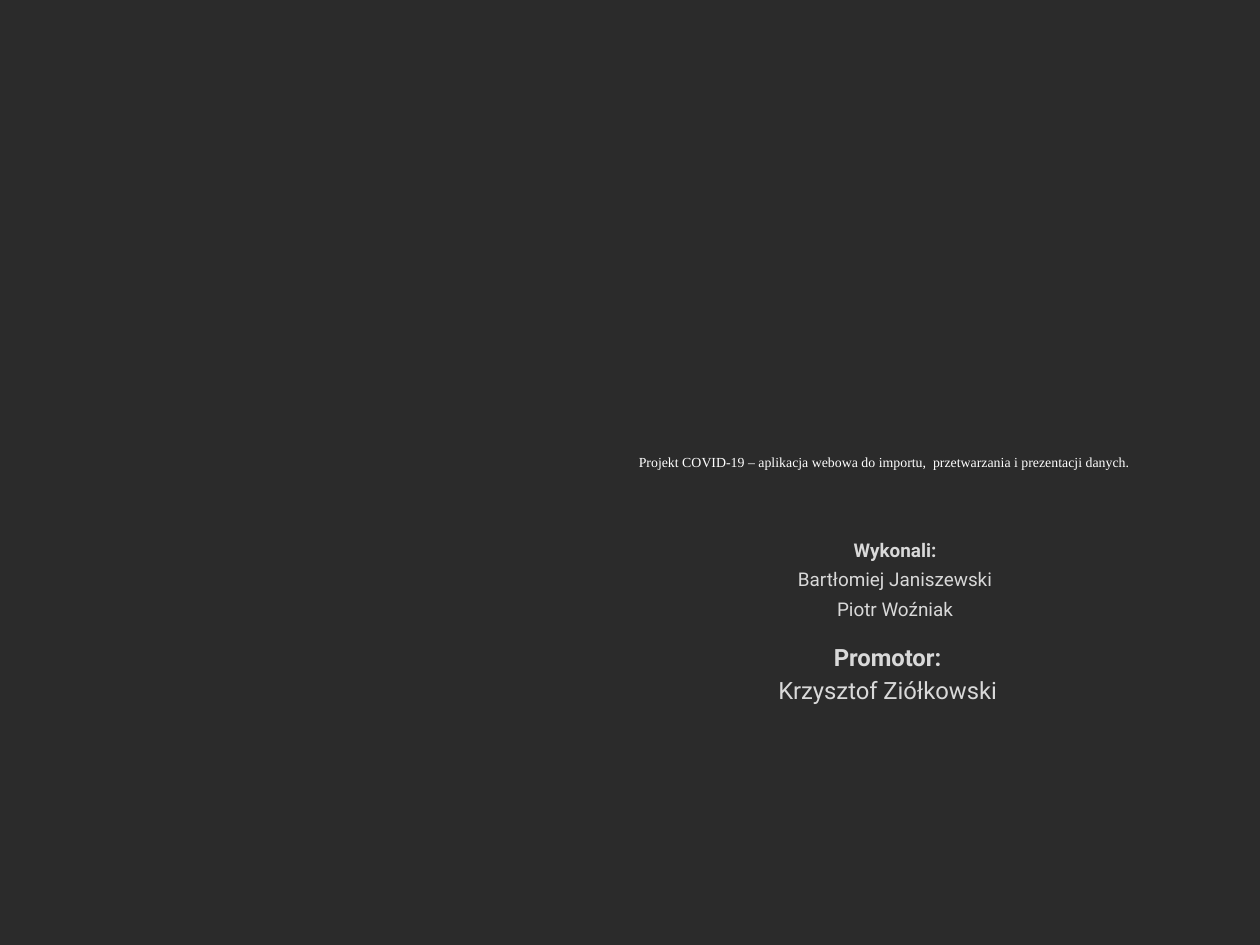
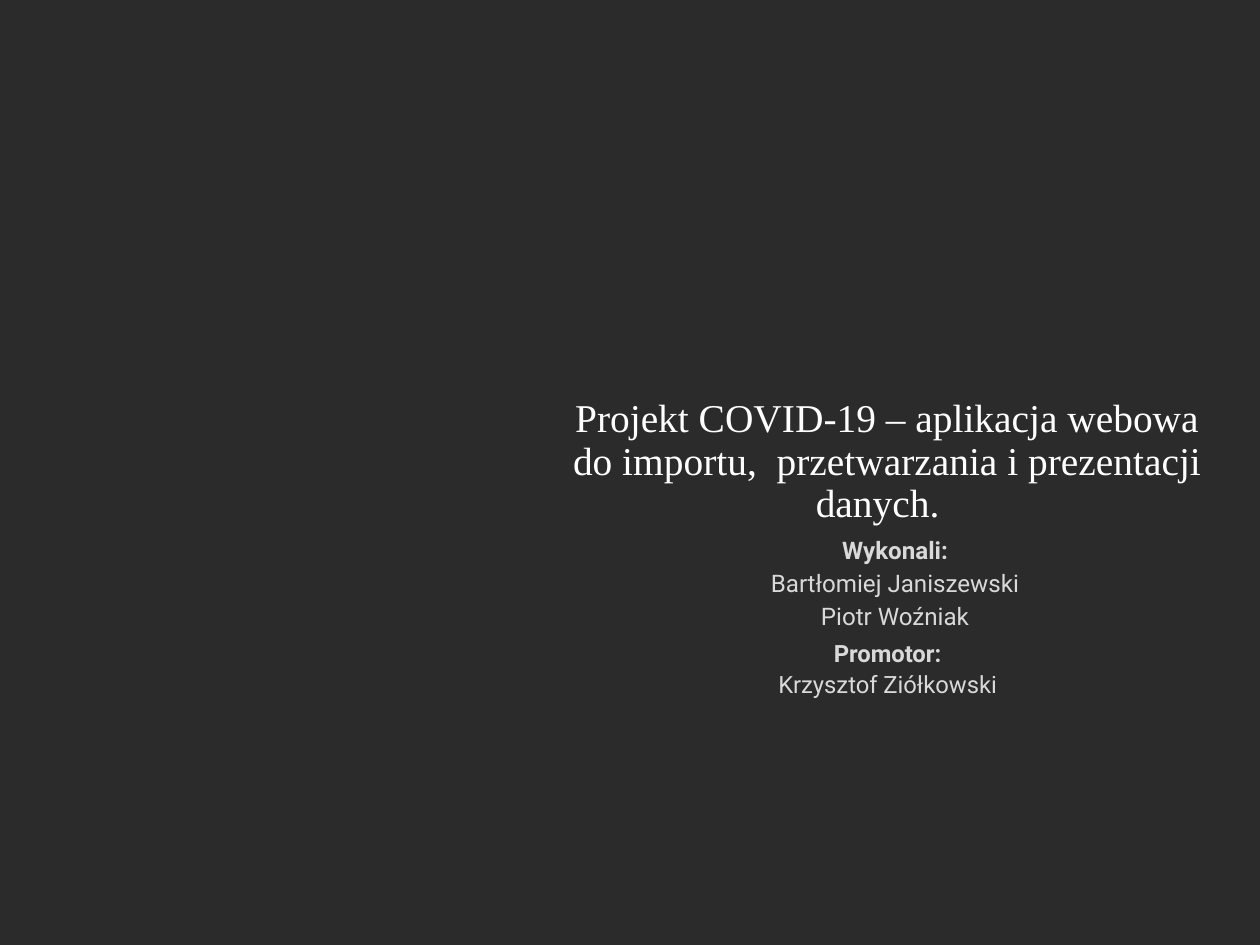
Before and after one commit to janiszewskibartlomiej/COVID-19-Thesis-Postgraduate_studies_on_WSB, a slide deck: slide 1 of docs/WSB_prezentacja_pracy_dyplomowej.pptx. Drawn at 1260x945 pixels with LibreOffice and Linux fonts; fonts in the diff are those of the drawing; background and template pictures are left out; a plain dark background stands for a picture behind light text. Boxes give left, top, right and bottom in pixels: in the first picture for what was removed or moved away, otherwise in the second. Text is boxed around its words. In the diff, an @@ line names an element or a change of style, - is before the commit and + after.

```diff
--- a/docs/WSB_prezentacja_pracy_dyplomowej.pptx
+++ b/docs/WSB_prezentacja_pracy_dyplomowej.pptx
@@ text "Projekt COVID-19 – aplikacja webowa ..." at [573, 404, 1201, 526]: size 7.9 to 22.5 pt; line spacing 1 to 0.9 @@
@@ text "Wykonali:" at [771, 541, 1019, 625]: size 10.8 to 13.8 pt; line spacing 1 to 0.9 @@
@@ text "Promotor:" at [778, 645, 996, 698]: line spacing 1 to 0.9 @@
```
Also in this commit, not shown: 9 other slides changed, 7 other files.
